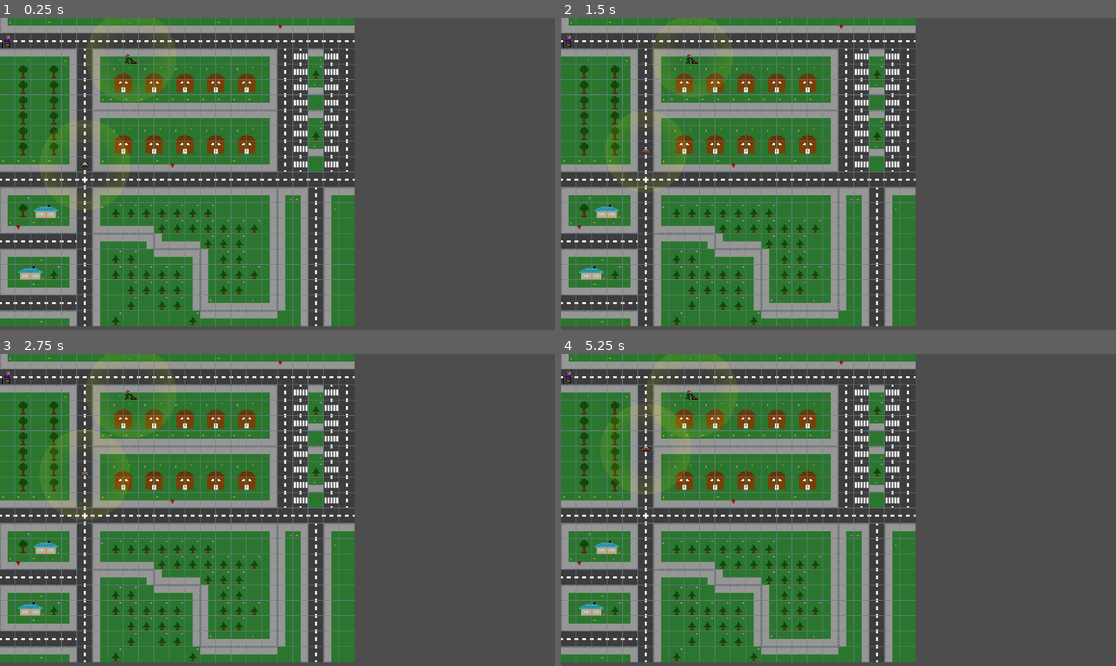
Above: before the commit, frames 1-4 (two rows, left to right).
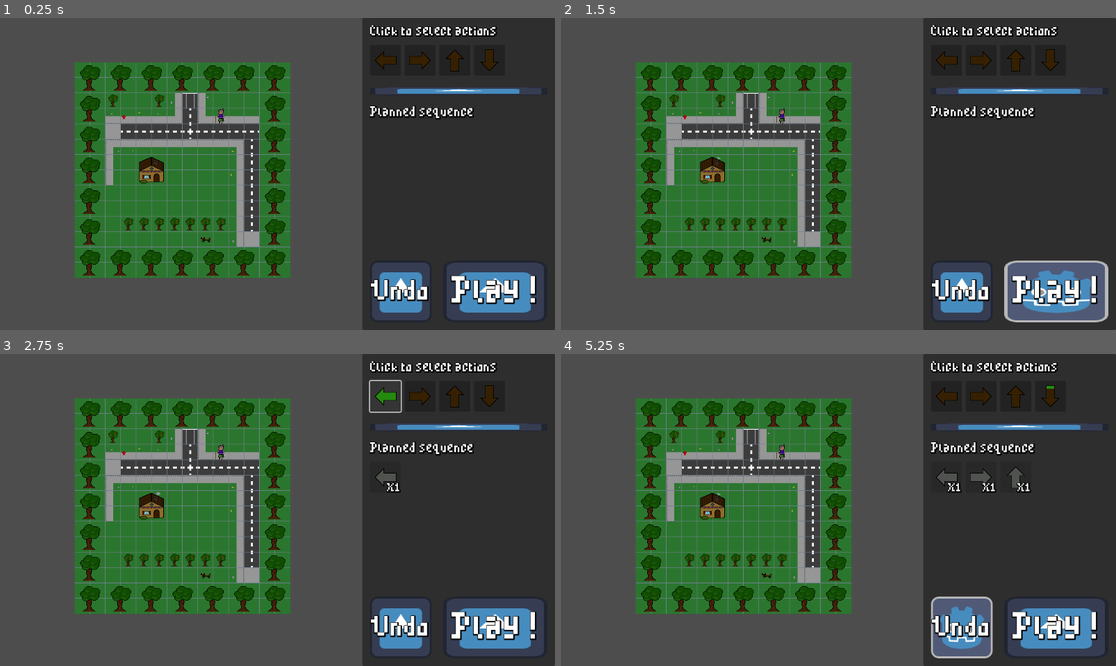
Above: after the commit, the same moments.

Repository: chrismeunier/EpicGameJam11
Game: Godot game, scene res://MainScene.tscn
Two runs of this game, one before a commit and one after it. Both use one fixed random seed, a clock stepped at 60 frames per second and the inputs below. Before the commit the project starts from res://TileMap/world.tscn. The engine's default icon, where the game draws it, is replaced by a stand-in: a white triangle on a blue panel in a dark square. Sound files missing from this copy of the repository are replaced by a short silence.
Inputs (mouse positions are in pixels of both pictures, inside the frame that each line leads up to):
- Up to frame 1 (0.25 s): no input
- Up to frame 2 (1.5 s): click (1054, 292) at 0.5 s, where only the run after the commit has a clickable "Play !"; click (1054, 292) at 1.25 s, where only the run after the commit has a clickable "Play !"
- Up to frame 3 (2.75 s): click (382, 397) at 2 s, where only the run after the commit has a clickable "0"
- Up to frame 4 (5.25 s): click (982, 397) at 2.75 s, where only the run after the commit has a clickable "1"; click (1016, 397) at 3.5 s, where only the run after the commit has a clickable "2"; click (1049, 397) at 4.25 s, where only the run after the commit has a clickable "3"; click (960, 628) at 5 s, where only the run after the commit has a clickable "Undo"

The runs differ from the first frame. In frame 1, 79% of the frame differs, in the area x 0-100%, y 0-100%; in frame 2, 80%; in frame 3, 78%; in frame 4, 79%.

Commit message:
change default scene

Diff:
--- a/project.godot
+++ b/project.godot
@@ -11,7 +11,7 @@
 [application]
 
 config/name="EpicGameJam11"
-run/main_scene="uid://gje6isjwjbvi"
+run/main_scene="uid://cyof6ioq6j3mq"
 config/features=PackedStringArray("4.4", "GL Compatibility")
 config/icon="res://icon.svg"
 
